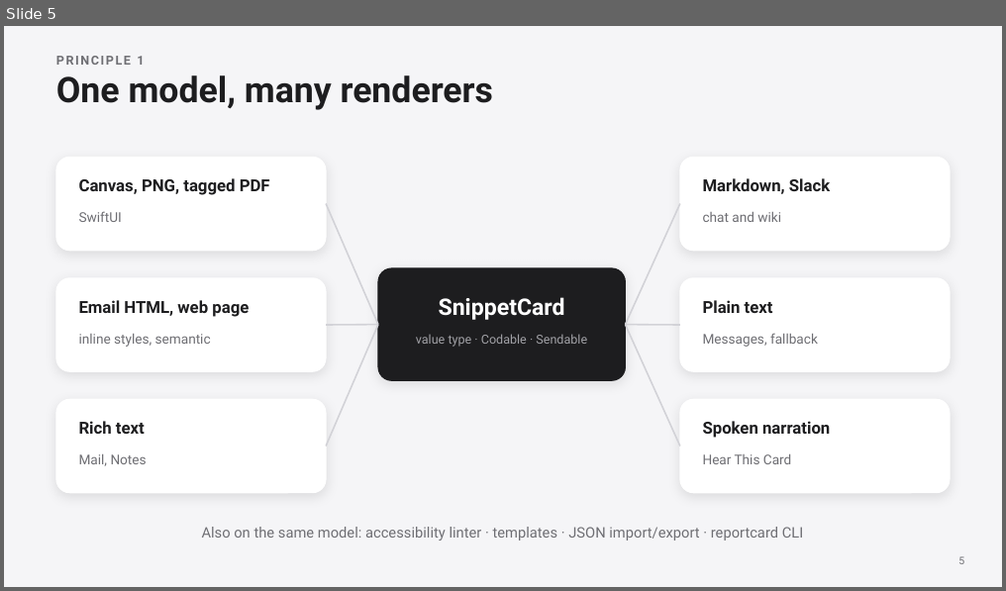
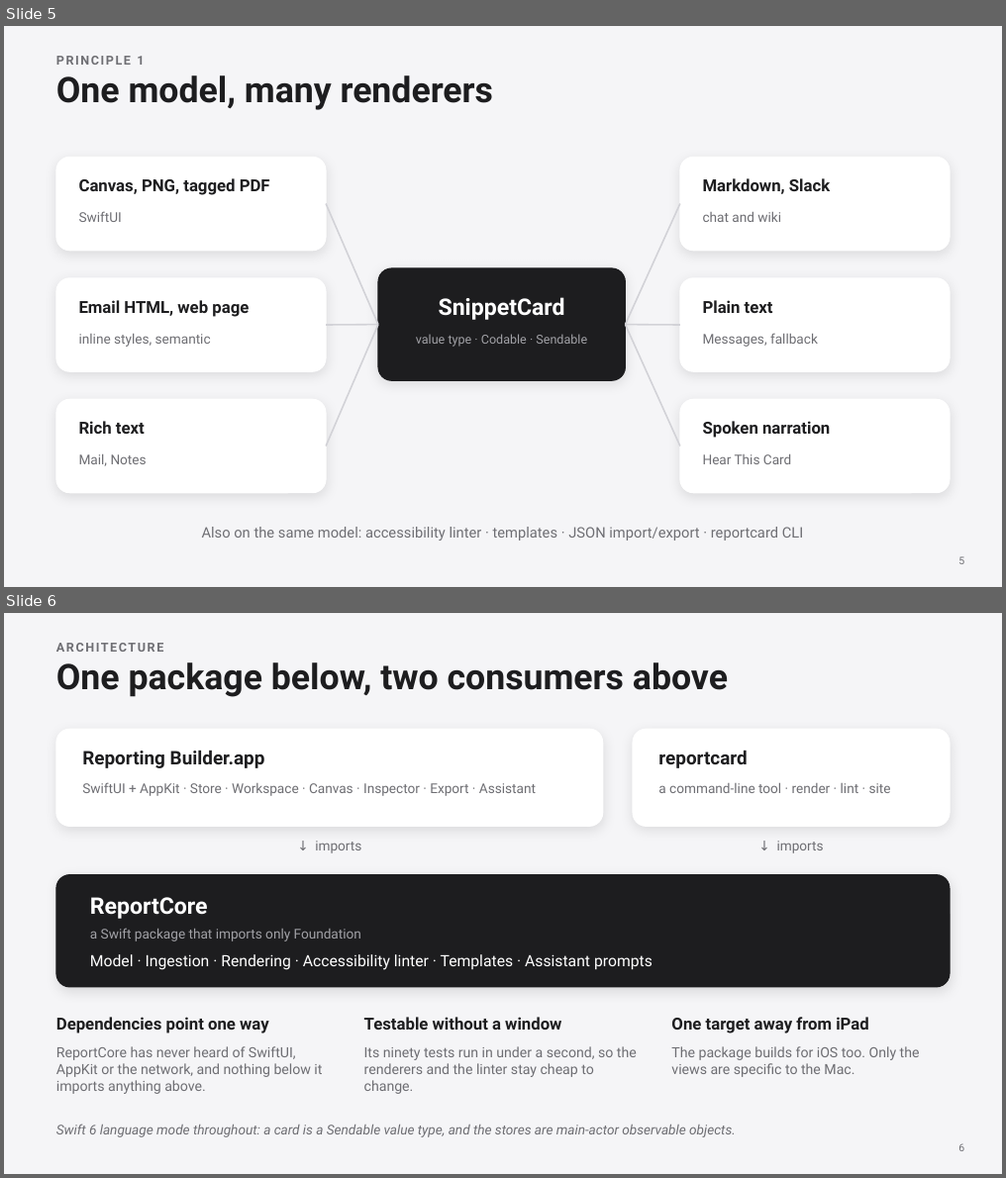
Before and after one commit to ANTI-Tony/apple_oa, a slide deck: deck/Reporting-Builder.pptx. Shown one above the other, each under a label of ours: slide 5 before the commit, slides 5 and 6 after it. The pictures are 1006x591 and 1006x1178 pixels, drawn with LibreOffice and Linux fonts; fonts in the diff are those of the drawing. Boxes give left, top, right and bottom in pixels: in the first picture for what was removed or moved away, otherwise in the second. Text is boxed around its words. In the diff, an @@ line names an element or a change of style, - is before the commit and + after.

Commit message:
docs(deck): talk about the architecture and the testing strategy
Replaces the before-and-after of the two interfaces with two slides an
engineering interview is more likely to want.

- Architecture: the package below, the app and the command-line tool
  above, dependencies pointing one way, and what that rule buys: a core
  that tests in under a second, runs headless in CI, and builds for iOS
- Testing: what is covered at each of the four levels, how the tests stay
  deterministic without touching the real clipboard, network or files,
  and the three things that are documented instead of tested

The engineering slide keeps configuration, conventions and delivery. The
script is retimed from the word counts: fifteen slides, 14:15 at a
hundred and thirty words a minute, including the three-minute demo.

```diff
--- a/deck/Reporting-Builder.pptx
+++ b/deck/Reporting-Builder.pptx
@@ slide 6 added at [4, 613, 1002, 1174], background #F5F5F7 @@
@@ text added at [56, 643, 163, 652], 12 pt, text #6E6E73, bold @@
+ARCHITECTURE
@@ text added at [56, 663, 728, 697], 34 pt, text #1D1D1F, bold @@
+One package below, two consumers above
@@ rounded rectangle added at [56, 729, 603, 827], fill #FFFFFF, outline #FFFFFF 1 pt @@
@@ rounded rectangle added at [633, 729, 949, 827], fill #FFFFFF, outline #FFFFFF 1 pt @@
@@ text added at [82, 751, 265, 768], 18 pt, text #1D1D1F, bold @@
+Reporting Builder.app
@@ text added at [658, 751, 746, 768], 18 pt, text #1D1D1F, bold @@
+reportcard
@@ text added at [82, 782, 536, 796], 13 pt, text #6E6E73 @@
+SwiftUI + AppKit · Store · Workspace · Canvas · Inspector · Export · Assistant
@@ text added at [658, 783, 891, 793], 13 pt, text #6E6E73 @@
+a command-line tool · render · lint · site
@@ text added at [315, 841, 361, 854], 13 pt, text #6E6E73 @@
+↓ imports
@@ text added at [777, 841, 824, 854], 13 pt, text #6E6E73 @@
+↓ imports
@@ rounded rectangle added at [56, 875, 949, 987], fill #1D1D1F, outline #1D1D1F 1 pt @@
@@ text added at [90, 897, 208, 919], 22 pt, text #FFFFFF, bold @@
+ReportCore
@@ text added at [90, 928, 361, 942], 13 pt, text #A1A1A6 @@
+a Swift package that imports only Foundation
@@ text added at [90, 955, 652, 970], 15 pt, text #FFFFFF @@
+Model · Ingestion · Rendering · Accessibility linter · Templates · Assistant prompts
@@ text added at [56, 1017, 269, 1034], 16 pt, text #1D1D1F, bold @@
+Dependencies point one way
@@ text added at [364, 1017, 561, 1030], 16 pt, text #1D1D1F, bold @@
+Testable without a window
@@ text added at [671, 1017, 869, 1034], 16 pt, text #1D1D1F, bold @@
+One target away from iPad
@@ text added at [56, 1047, 322, 1094], 13.5 pt, text #6E6E73 @@
+ReportCore has never heard of SwiftUI, AppKit or the network, and nothing below it imports anything above.
@@ text added at [364, 1047, 637, 1094], 13.5 pt, text #6E6E73 @@
+Its ninety tests run in under a second, so the renderers and the linter stay cheap to change.
@@ text added at [671, 1047, 920, 1077], 13.5 pt, text #6E6E73 @@
+The package builds for iOS too. Only the views are specific to the Mac.
@@ text added at [56, 1124, 736, 1138], 13 pt, text #6E6E73, italic @@
+Swift 6 language mode throughout: a card is a Sendable value type, and the stores are main-actor observable objects.
@@ text added at [958, 1144, 964, 1152], 10 pt, text #6E6E73 @@
+6
```
Also in this commit, not shown: 4 slides changed, 1 other slide added, 1 slide removed, 6 other files.
